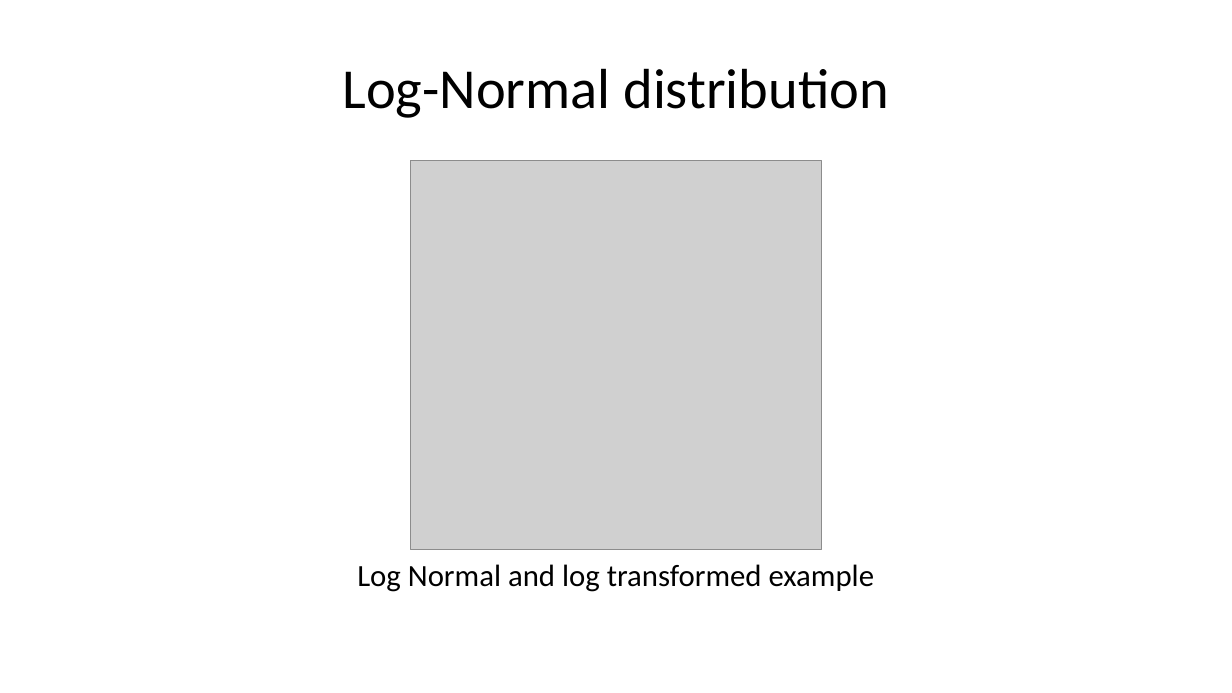
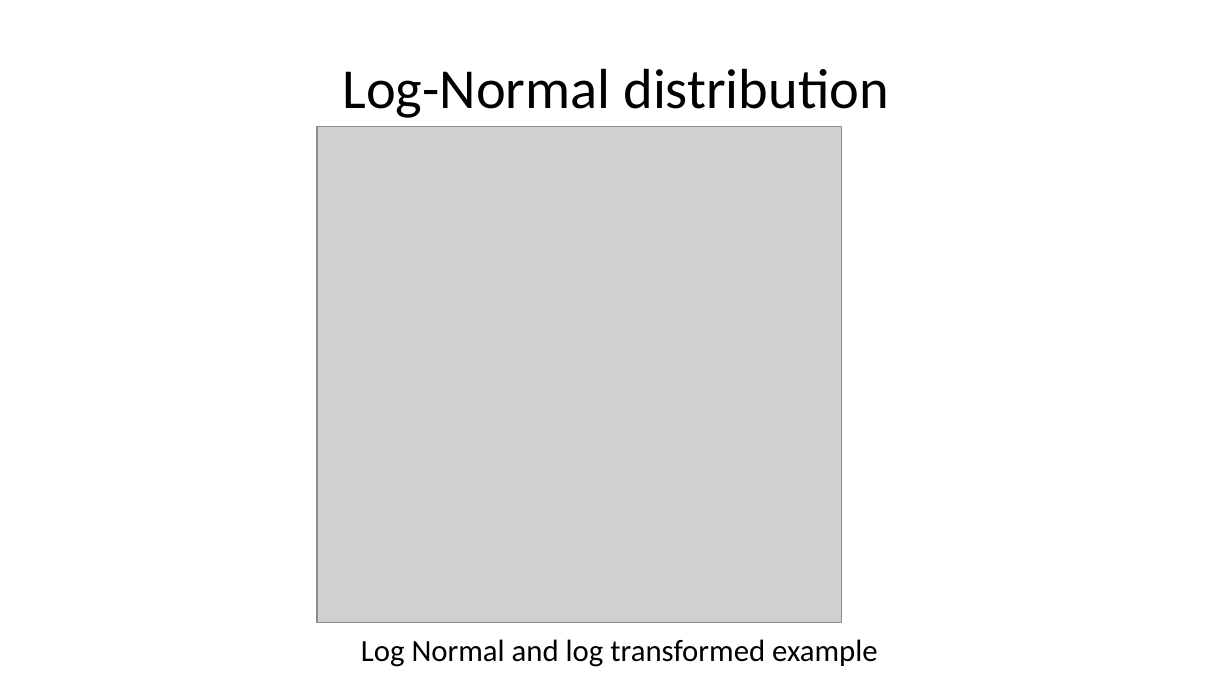
Before and after one commit to StephenElston/CSCI-E-83, a slide deck: slide 34 of LectureSlides/03a_ReviewOfProbability.pptx (slide 33 before the commit). Drawn at 1232x693 pixels with LibreOffice and Linux fonts; fonts in the diff are those of the drawing; grey boxes stand for pictures. Boxes give left, top, right and bottom in pixels: in the first picture for what was removed or moved away, otherwise in the second. Text is boxed around its words. In the diff, an @@ line names an element or a change of style, - is before the commit and + after.

```diff
--- a/LectureSlides/03a_ReviewOfProbability.pptx
+++ b/LectureSlides/03a_ReviewOfProbability.pptx
@@ picture: place and size @@
-picture at [410, 161, 821, 549]
+picture at [317, 127, 841, 623]
@@ text "Log Normal and log transformed ...": place and size @@
-text "Log Normal and log transformed ..." at [357, 564, 875, 592]
+text "Log Normal and log transformed ..." at [361, 639, 878, 667]
```
Also in this commit, not shown: 22 other slides changed, 3 slides added, 2 slides removed.
